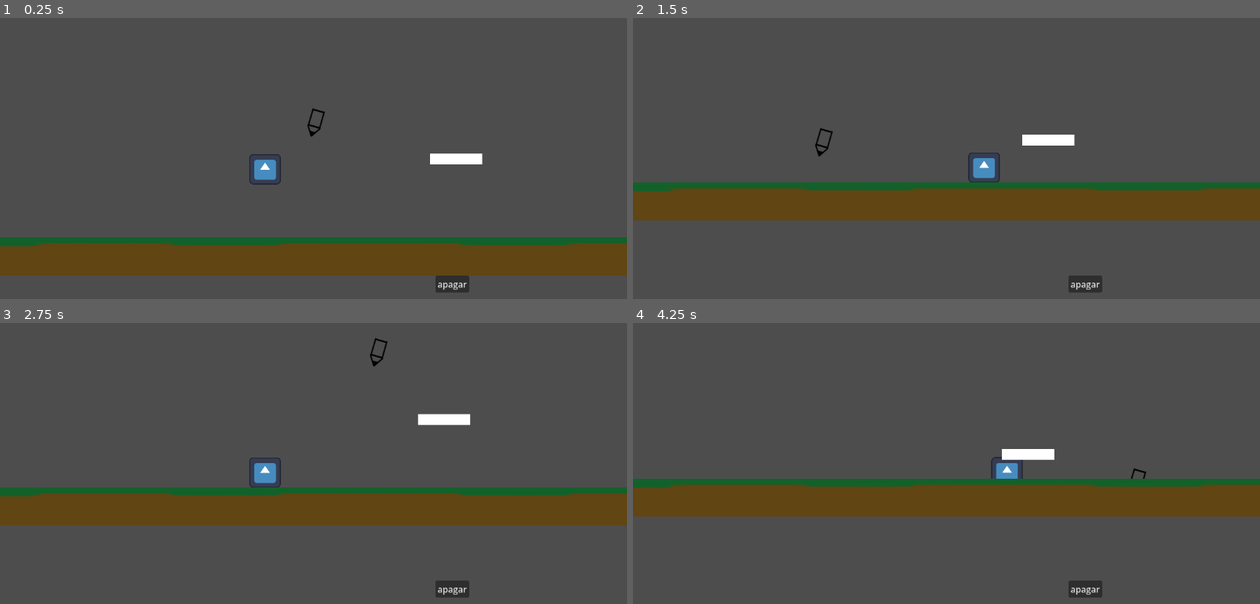
Above: before the commit, frames 1-4 (two rows, left to right).
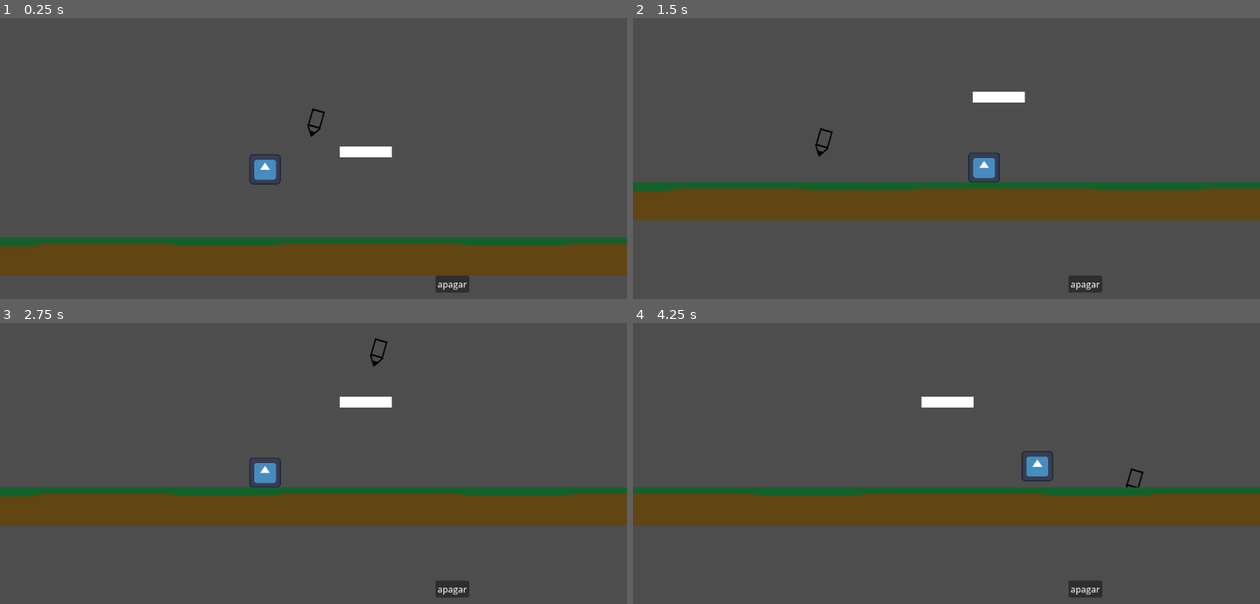
Above: after the commit, the same moments.

Repository: PedroCarstens/Jogo-de-desenho
Game: Godot game, scene res://niveis/debug.tscn
Same seed, same stepped clock (60 frames per second), same inputs: the game is played once before the commit and once after it. The engine's default icon, where the game draws it, is replaced by a stand-in: a white triangle on a blue panel in a dark square.
Inputs (mouse positions are in pixels of both pictures, inside the frame that each line leads up to):
- Up to frame 1 (0.25 s): no input
- Up to frame 2 (1.5 s): move the mouse to (1084, 105) at 0.52 s; hold D (andar_frente) from 0.53 s (still down); tap Left (andar_traz) at 0.6 s; click (1084, 105) at 0.67 s; tap Space (pulo) at 0.77 s; move the mouse to (821, 141) at 1.27 s; tap Shift (correr) at 1.35 s
- Up to frame 3 (2.75 s): tap Space (pulo) at 1.52 s; move the mouse to (376, 351) at 2.02 s; release D (andar_frente) at 2.03 s; tap Backspace (reiniciar_layout) at 2.1 s
- Up to frame 4 (4.25 s): move the mouse to (915, 497) at 2.77 s; hold D (andar_frente) from 2.78 s (still down); tap Left (andar_traz) at 2.85 s; click (915, 497) at 2.92 s; tap Space (pulo) at 3.02, 3.77 s; move the mouse to (1134, 480) at 3.52 s; hold Shift (correr) from 3.53 s (still down)

The runs differ from the first frame. In frame 1, 0.7% of the frame differs, in the area x 54-77%, y 45-53%; in frame 2, 0.7%; in frame 3, 0.7%; in frame 4, 10%, in the area x 0-100%, y 26-73%.
Error after the commit: Parse Error: Function "configurar_trajetoria_padrao()" not found in base self. (res://gameobjects/plataforma_movel/MovingPlatform.gd:73)

Commit message:
Adiciona interpolacoes Linear Ease In Ease Out e Ease In-Out

Diff:
--- a/gameobjects/plataforma_movel/MovingPlatform.gd
+++ b/gameobjects/plataforma_movel/MovingPlatform.gd
@@ -4,11 +4,20 @@
 
 #========== MOVIMENTO
 @export_category("Movimento")
-@export var velocidade: float = 80.0
+@export var duracao: float = 2.0
 @export var movimento_automatico: bool = true
 @export var ping_pong: bool = true
 @export var iniciar_no_inicio: bool = true
 
+# Compatibilidade com o sistema antigo baseado em velocidade.
+# Para a atividade, deixe "usar_duracao" ligado.
+@export var usar_duracao: bool = true
+@export var velocidade: float = 80.0
+
+#========== INTERPOLACAO
+@export_category("Interpolacao")
+@export_enum("Linear", "Ease In", "Ease Out", "Ease In-Out") var tipo_interpolacao: int = 0
+
 #========== TRAJETORIA
 @export_category("Trajetoria")
 @export var trajetoria: Curve2D = Curve2D.new():
@@ -49,16 +58,14 @@
 
 var progresso: float = 0.0
 var direcao_movimento: float = 1.0
+var tempo_movimento: float = 0.0
 var pontos_trajetoria: PackedVector2Array = PackedVector2Array()
 
-#========== ORIGEM
-# A trajetoria da Curve2D e armazenada em coordenadas locais da plataforma.
-# Esta variavel guarda onde a plataforma foi colocada no level design.
-# No jogo, a curva e somada a essa origem para manter exatamente a mesma
-# posicao inicial escolhida no editor.
+# A plataforma e colocada no level design usando uma posicao global.
+# A Curve2D e local ao prefab, entao guardamos essa posicao como origem.
 var origem_global: Vector2 = Vector2.ZERO
 
-# Guarda o estado da curva para detectar alteracoes feitas no editor.
+# Assinatura usada para detectar alteracoes nas alcas/pontos da Curve2D.
 var _ultima_assinatura_trajetoria: String = ""
 
 
@@ -70,79 +77,108 @@
 		atualizar_editor()
 		return
 
-	# IMPORTANTE:
-	# A posicao em que o designer colocou o prefab na cena vira a origem.
-	# Antes, a plataforma usava diretamente o ponto da Curve2D como
-	# global_position, fazendo ela aparecer em outro lugar quando o jogo iniciava.
+	# A posicao escolhida pelo designer vira A, a origem da plataforma.
 	origem_global = global_position
 
 	if iniciar_no_inicio:
 		progresso = 0.0
+		tempo_movimento = 0.0
 
 	atualizar_posicao()
 
 
 func _process(_delta: float) -> void:
+	# @tool permite atualizar a pre-visualizacao sem apertar Play.
 	if Engine.is_editor_hint():
 		verificar_alteracoes_editor()
 
 
 func _physics_process(delta: float) -> void:
-	if Engine.is_editor_hint():
-		return
-
-	if not movimento_automatico:
-		return
-
-	if trajetoria == null or trajetoria.get_point_count() < 2:
-		return
-
-	var comprimento: float = max(trajetoria.get_baked_length(), 1.0)
-	var delta_progresso: float = (velocidade * delta) / comprimento
-	progresso += delta_progresso * direcao_movimento
-
-	if ping_pong:
-		if progresso >= 1.0:
-			progresso = 1.0
+	if Engine.is_editor_hint() or not movimento_automatico:
+		return
+
+	if trajetoria == null or trajetoria.get_point_count() < 2:
+		return
+
+	#========== T NORMALIZADO
+	# t e o progresso matematico da interpolacao:
+	# 0 representa A e 1 representa B.
+	if usar_duracao:
+		var tempo_total: float = max(duracao, 0.001)
+		tempo_movimento += delta * direcao_movimento
+		progresso = clamp(tempo_movimento / tempo_total, 0.0, 1.0)
+	else:
+		# Modo legado: velocidade em pixels por segundo pela distancia da curva.
+		var comprimento: float = max(trajetoria.get_baked_length(), 1.0)
+		progresso += ((velocidade * delta) / comprimento) * direcao_movimento
+
+	#========== LIMITES
+	if progresso >= 1.0:
+		progresso = 1.0
+		if ping_pong:
 			direcao_movimento = -1.0
-		elif progresso <= 0.0:
+		else:
 			progresso = 0.0
+	elif progresso <= 0.0:
+		progresso = 0.0
+		if ping_pong:
 			direcao_movimento = 1.0
-	else:
-		if progresso >= 1.0:
+		else:
 			progresso = 0.0
-		elif progresso < 0.0:
-			progresso = 1.0
+
+	if usar_duracao:
+		tempo_movimento = progresso * max(duracao, 0.001)
 
 	atualizar_posicao()
 
 
-#========== CONFIGURACAO
-func configurar_trajetoria_padrao() -> void:
-	if trajetoria == null:
-		trajetoria = Curve2D.new()
-
-	if trajetoria.get_point_count() == 0:
-		trajetoria.add_point(Vector2.ZERO)
-		trajetoria.add_point(Vector2(0.0, 160.0))
+#========== FUNCOES DE INTERPOLACAO
+func calcular_t_interpolado(t: float) -> float:
+	# Primeiro garantimos que t fique entre 0 e 1.
+	t = clamp(t, 0.0, 1.0)
+
+	match tipo_interpolacao:
+		0: # LINEAR
+			# A velocidade de A ate B permanece constante.
+			return t
+
+		1: # EASE IN
+			# Comeca devagar e acelera ate B.
+			return t * t
+
+		2: # EASE OUT
+			# Comeca rapido e desacelera perto de B.
+			return 1.0 - pow(1.0 - t, 2.0)
+
+		3: # EASE IN-OUT
+			# Junta Ease In na primeira metade e Ease Out na segunda.
+			if t < 0.5:
+				return 2.0 * t * t
+			return 1.0 - pow(-2.0 * t + 2.0, 2.0) / 2.0
+
+	return t
 
 
 func atualizar_posicao() -> void:
 	if trajetoria == null or trajetoria.get_point_count() < 2:
 		return
 
-	# A Curve2D trabalha em coordenadas locais.
-	# Por isso pegamos a posicao calculada pela curva e somamos a origem
-	# que veio do level design.
-	var deslocamento_curva: Vector2 = trajetoria.sample_baked(
-		progresso * trajetoria.get_baked_length(),
-		fechar_trajetoria
-	)
-
+	# O t normalizado passa pela funcao escolhida.
+	# Isso altera o QUANTO avancamos na curva em cada instante.
+	var t_interpolado: float = calcular_t_interpolado(progresso)
+
+	# sample_baked usa distancia sobre a Curve2D.
+	# Como a distancia vai de 0 ate o comprimento total,
+	# o mesmo caminho pode ser percorrido com quatro velocidades diferentes.
+	var comprimento: float = trajetoria.get_baked_length()
+	var distancia: float = t_interpolado * comprimento
+	var deslocamento_curva: Vector2 = trajetoria.sample_baked(distancia, fechar_trajetoria)
+
+	# Soma o deslocamento local a origem escolhida no Level Design.
 	global_position = origem_global + deslocamento_curva
 
 
-#========== ATUALIZACAO DO EDITOR
+#========== EDITOR
 func atualizar_editor() -> void:
 	if not Engine.is_editor_hint():
 		return
@@ -172,12 +208,9 @@
 	var assinatura: String = str(trajetoria.get_point_count())
 
 	for i in range(trajetoria.get_point_count()):
-		assinatura += "|"
-		assinatura += str(trajetoria.get_point_position(i))
-		assinatura += "|"
-		assinatura += str(trajetoria.get_point_in(i))
-		assinatura += "|"
-		assinatura += str(trajetoria.get_point_out(i))
+		assinatura += "|" + str(trajetoria.get_point_position(i))
+		assinatura += "|" + str(trajetoria.get_point_in(i))
+		assinatura += "|" + str(trajetoria.get_point_out(i))
 
 	return assinatura
 
@@ -186,7 +219,7 @@
 	_ultima_assinatura_trajetoria = criar_assinatura_trajetoria()
 
 
-#========== VISUAL
+#========== VISUAL DA PLATAFORMA
 func atualizar_visual() -> void:
 	var colisao: CollisionShape2D = get_node_or_null("CollisionShape2D") as CollisionShape2D
 	var visual: Polygon2D = get_node_or_null("Visual") as Polygon2D
@@ -197,9 +230,11 @@
 			forma = RectangleShape2D.new()
 			colisao.shape = forma
 		forma.size = tamanho
+		colisao.position = Vector2.ZERO
 
 	if visual != null:
 		var metade: Vector2 = tamanho * 0.5
+		visual.position = Vector2.ZERO
 		visual.polygon = PackedVector2Array([
 			Vector2(-metade.x, -metade.y),
 			Vector2(metade.x, -metade.y),
@@ -217,7 +252,6 @@
 	if trajetoria == null or trajetoria.get_point_count() < 2:
 		return
 
-	# O comprimento da curva permite distribuir os pontos pela trajetoria.
 	var comprimento: float = trajetoria.get_baked_length()
 	if comprimento <= 0.0:
 		return
@@ -231,10 +265,7 @@
 
 #========== DESENHO DA TRAJETORIA NO EDITOR
 func _draw() -> void:
-	if not Engine.is_editor_hint():
-		return
-
-	if not mostrar_trajetoria:
+	if not Engine.is_editor_hint() or not mostrar_trajetoria:
 		return
 
 	if trajetoria == null or trajetoria.get_point_count() < 2:
@@ -243,52 +274,30 @@
 	if pontos_trajetoria.is_empty():
 		recalcular_pontos_trajetoria()
 
-	# Os pontos sao locais ao prefab, assim como a Curve2D.
-	# Portanto a linha desenhada aqui fica exatamente na mesma origem
-	# que a plataforma possui no editor.
+	# A linha mostra a geometria da Curve2D.
+	# A interpolacao nao altera o caminho, apenas a velocidade durante o Play.
 	for i in range(pontos_trajetoria.size() - 1):
-		draw_line(
-			pontos_trajetoria[i],
-			pontos_trajetoria[i + 1],
-			Color(1.0, 0.8, 0.15, 0.9),
-			2.0,
-			true
-		)
+		draw_line(pontos_trajetoria[i], pontos_trajetoria[i + 1], Color(1.0, 0.8, 0.15, 0.9), 2.0, true)
 
 	if fechar_trajetoria and pontos_trajetoria.size() > 1:
-		draw_line(
-			pontos_trajetoria[pontos_trajetoria.size() - 1],
-			pontos_trajetoria[0],
-			Color(1.0, 0.8, 0.15, 0.9),
-			2.0,
-			true
-		)
+		draw_line(pontos_trajetoria[-1], pontos_trajetoria[0], Color(1.0, 0.8, 0.15, 0.9), 2.0, true)
 
 	if mostrar_pontos:
 		for ponto in pontos_trajetoria:
 			draw_circle(ponto, 2.5, Color(1.0, 0.8, 0.15, 0.85))
 
-		# Ponto inicial da trajetoria.
-		draw_circle(
-			trajetoria.get_point_position(0),
-			5.0,
-			Color(0.3, 1.0, 0.4, 1.0)
-		)
-
-		# Ponto final da trajetoria.
-		draw_circle(
-			trajetoria.get_point_position(trajetoria.get_point_count() - 1),
-			5.0,
-			Color(1.0, 0.3, 0.3, 1.0)
-		)
+		# A = inicio
+		draw_circle(trajetoria.get_point_position(0), 5.0, Color(0.3, 1.0, 0.4, 1.0))
+
+		# B = final
+		draw_circle(trajetoria.get_point_position(trajetoria.get_point_count() - 1), 5.0, Color(1.0, 0.3, 0.3, 1.0))
 
 
 func _notification(what: int) -> void:
-	if what == NOTIFICATION_EDITOR_PRE_SAVE:
-		if Engine.is_editor_hint():
-			configurar_trajetoria_padrao()
-			recalcular_pontos_trajetoria()
-			atualizar_assinatura_trajetoria()
+	if what == NOTIFICATION_EDITOR_PRE_SAVE and Engine.is_editor_hint():
+		configurar_trajetoria_padrao()
+		recalcular_pontos_trajetoria()
+		atualizar_assinatura_trajetoria()
 
 
 func _get_configuration_warnings() -> PackedStringArray:
@@ -297,7 +306,10 @@
 	if trajetoria == null or trajetoria.get_point_count() < 2:
 		avisos.append("A trajetoria precisa de pelo menos 2 pontos.")
 
-	if velocidade <= 0.0:
+	if usar_duracao and duracao <= 0.0:
+		avisos.append("A duracao deve ser maior que 0.")
+
+	if not usar_duracao and velocidade <= 0.0:
 		avisos.append("A velocidade deve ser maior que 0.")
 
 	return avisos
